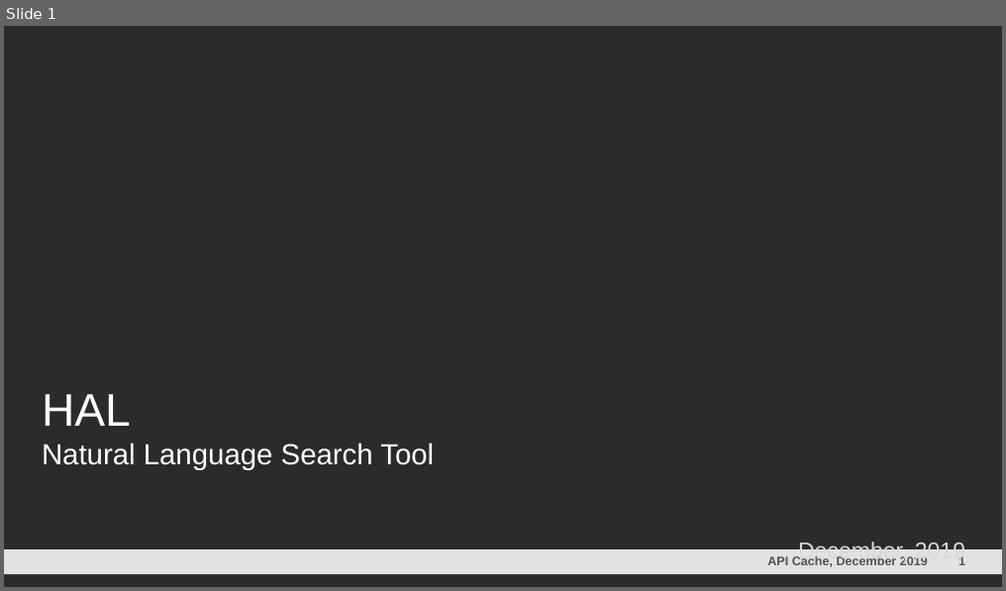
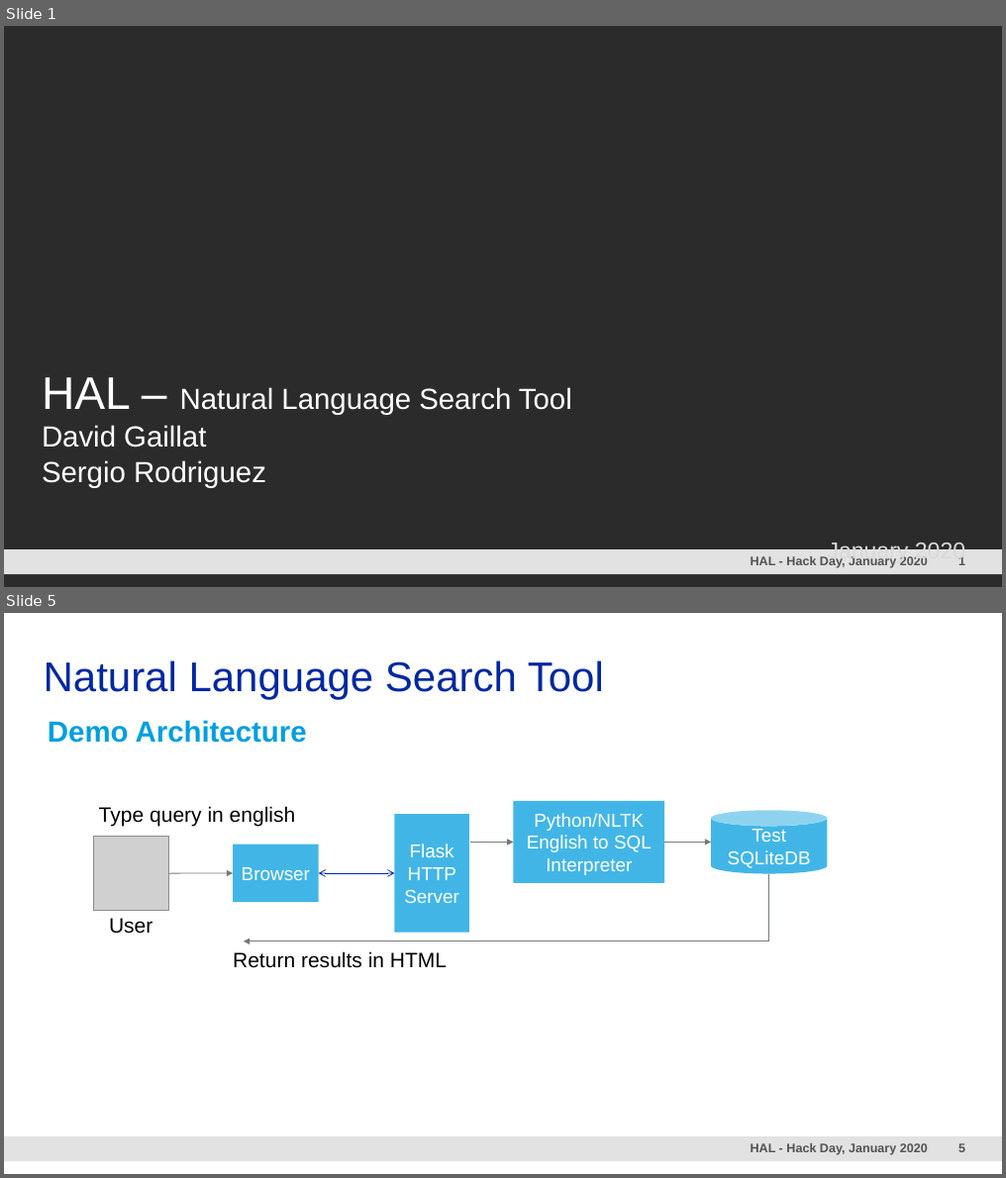
Before and after one commit to davidgaillat/HAL, a slide deck: HAL.pptm. Shown one above the other, each under a label of ours: slide 1 before the commit, slides 1 and 5 after it; the slides between them are not shown. The pictures are 1006x591 and 1006x1178 pixels, drawn with LibreOffice and Linux fonts; fonts in the diff are those of the drawing; grey boxes stand for pictures; background and template pictures are left out; a plain dark background stands for a picture behind light text. Boxes give left, top, right and bottom in pixels: in the first picture for what was removed or moved away, otherwise in the second. Text is boxed around its words. In the diff, an @@ line names an element or a change of style, - is before the commit and + after.

```diff
--- a/HAL.pptm
+++ b/HAL.pptm
@@ slide 5 added at box(4, 613, 1002, 1174), background #FFFFFF; not listed: 3 template elements that a slide beside it also shows @@
@@ title added at box(44, 661, 604, 700), 40 pt, text #0028A0 @@
+Natural Language Search Tool
@@ text added at box(48, 720, 307, 743), 28 pt, text #009FDF, bold @@
+Demo Architecture
@@ text added at box(99, 806, 296, 826), 20 pt, text #000000 @@
+Type query in english
@@ rectangle added at box(395, 814, 469, 933), fill #41B6E6, 18 pt, text #FFFFFF @@
+Flask
+HTTP Server
@@ rectangle added at box(514, 801, 665, 883), fill #41B6E6, 18 pt, text #FFFFFF @@
+Python/NLTK
+English to SQL
+Interpreter
@@ cylinder added at box(712, 811, 828, 874), fill #41B6E6, 18 pt, text #FFFFFF @@
+Test SQLiteDB
@@ picture added at box(94, 836, 168, 911) @@
@@ rectangle added at box(233, 845, 319, 902), fill #41B6E6, 18 pt, text #FFFFFF @@
+Browser
@@ arrow added from (470, 842) to (514, 842), #75787B 0.75 pt @@
@@ arrow added from (665, 842) to (712, 842), #75787B 0.75 pt @@
@@ arrow added from (168, 873) to (233, 873), #75787B 0.75 pt @@
@@ elbow arrow added from (769, 874) to (244, 942), #75787B 0.75 pt @@
@@ double arrow added from (319, 873) to (395, 873), #0028A0 0.75 pt @@
@@ text added at box(109, 918, 152, 934), 20 pt, text #000000 @@
+User
@@ text added at box(233, 952, 447, 968), 20 pt, text #000000 @@
+Return results in HTML
@@ slide 1 changed as well @@
@@ text at box(42, 377, 572, 488): text changed @@
-HAL
-Natural Language Search Tool
+HAL – Natural Language Search Tool
+David Gaillat
+Sergio Rodriguez
@@ text at box(750, 557, 928, 569): text changed @@
-API Cache, December 2019
+HAL - Hack Day, January 2020
@@ text at box(828, 540, 965, 564): text changed @@
-December, 2019
+January 2020
```
Also in this commit, not shown: 2 other slides changed, 4 other slides added, 13 slides removed.
